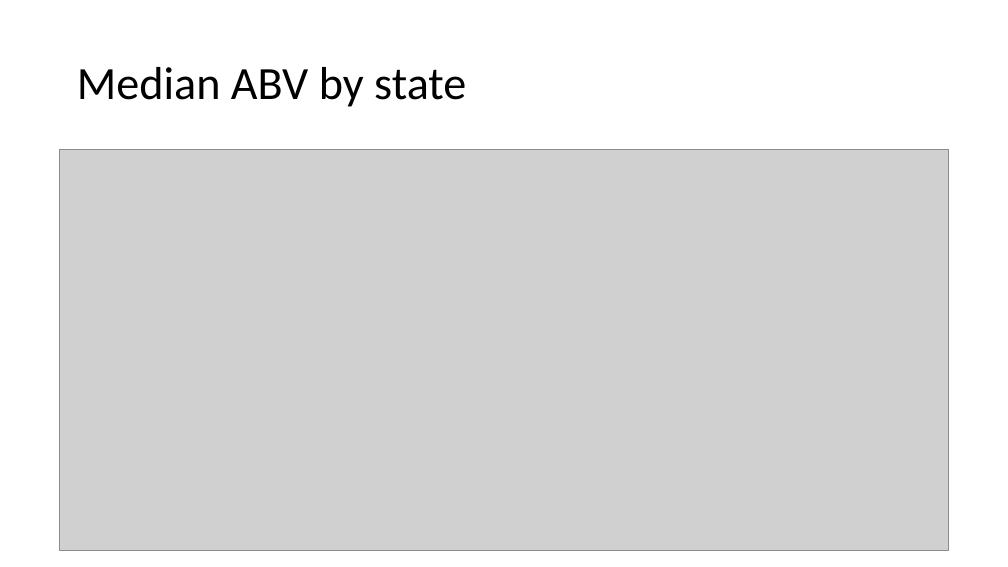
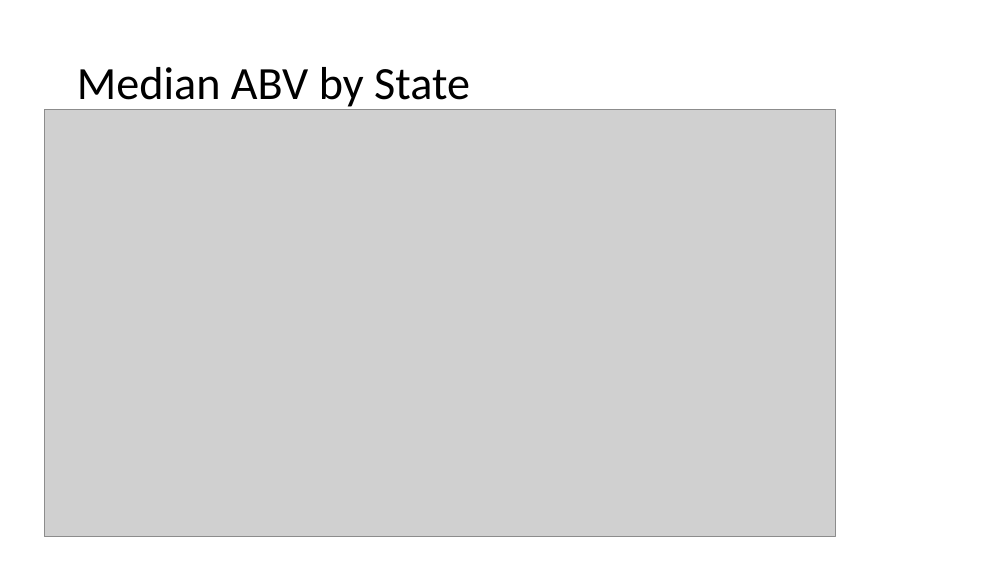
Before and after one commit to RiccoFerraro/dds_case_study_1, a slide deck: slide 12 of Beers_and_Breweries.pptx. Drawn at 1008x567 pixels with LibreOffice and Linux fonts; fonts in the diff are those of the drawing; grey boxes stand for pictures. Boxes give left, top, right and bottom in pixels: in the first picture for what was removed or moved away, otherwise in the second. Text is boxed around its words. In the diff, an @@ line names an element or a change of style, - is before the commit and + after.

```diff
--- a/Beers_and_Breweries.pptx
+++ b/Beers_and_Breweries.pptx
@@ title at bbox=[77, 67, 470, 111]: text changed @@
-Median ABV by state
+Median ABV by State
@@ picture: place and size @@
-picture at bbox=[59, 150, 948, 551]
+picture at bbox=[44, 110, 836, 537]
```
Also in this commit, not shown: 11 other slides changed, 1 slide added, 1 other file.
